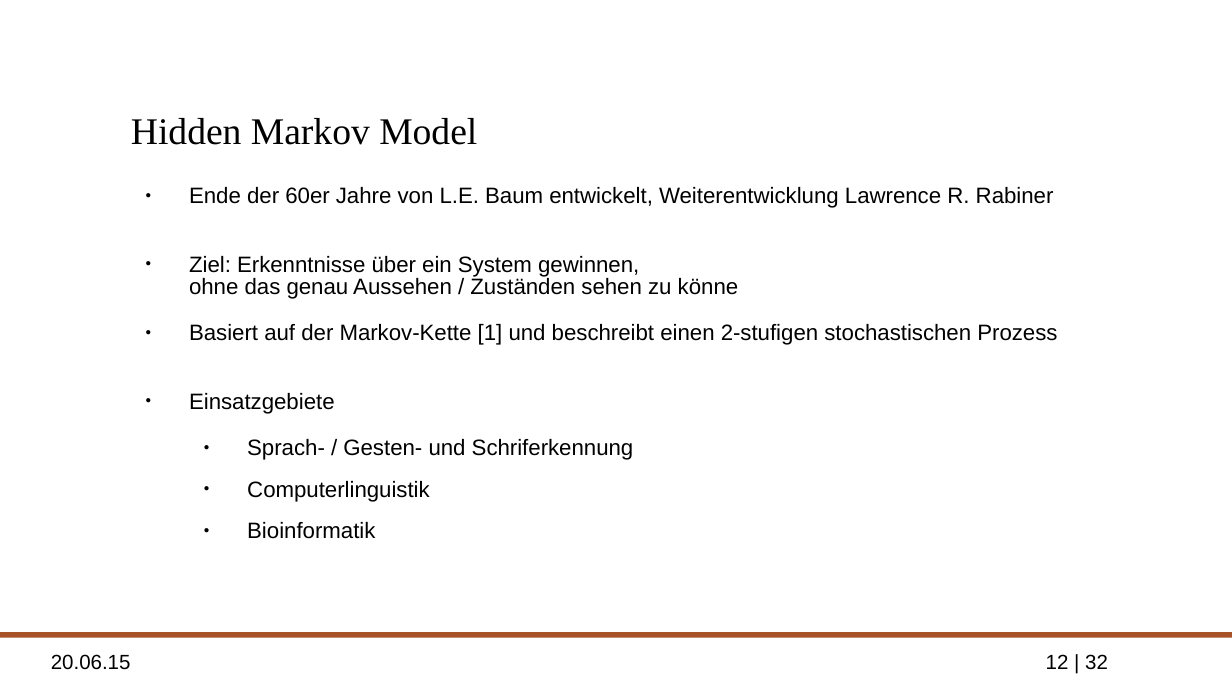
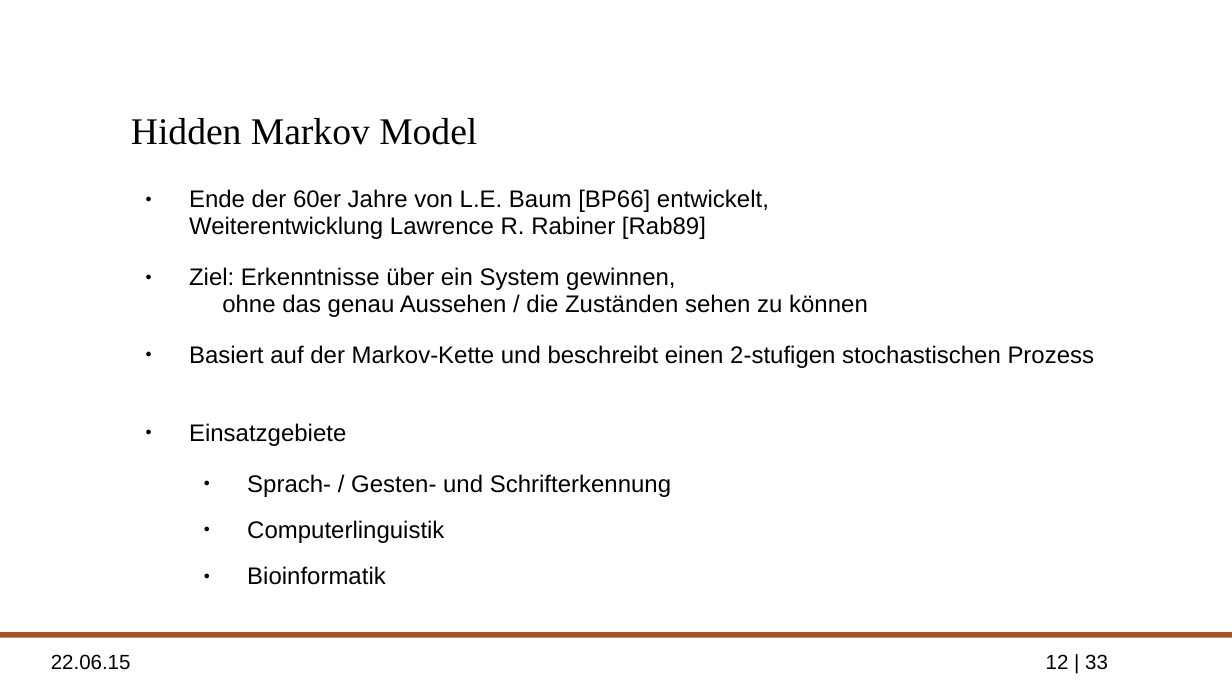
Before and after one commit to ppasler/Formale-Methoden-HMM, a slide deck: slide 12 of presentation/formale_methoden_hmm_pasler_presentation.odp. Drawn at 1232x693 pixels with LibreOffice and Linux fonts; fonts in the diff are those of the drawing; background and template pictures are left out. Boxes give left, top, right and bottom in pixels: in the first picture for what was removed or moved away, otherwise in the second. Text is boxed around its words. In the diff, an @@ line names an element or a change of style, - is before the commit and + after.

```diff
--- a/presentation/formale_methoden_hmm_pasler_presentation.odp
+++ b/presentation/formale_methoden_hmm_pasler_presentation.odp
@@ text at [189,189,1095,368]: text changed; size 12.9 to 14 pt @@
-● Ende der 60er Jahre von L.E. Baum entwickelt, Weiterentwicklung Lawrence R. Rabiner
-● Ziel: Erkenntnisse über ein System gewinnen,
-  ohne das genau Aussehen / Zuständen sehen zu könne
-● Basiert auf der Markov-Kette [1] und beschreibt einen 2-stufigen stochastischen Prozess
+● Ende der 60er Jahre von L.E. Baum [BP66] entwickelt,
+  Weiterentwicklung Lawrence R. Rabiner [Rab89]
+● Ziel: Erkenntnisse über ein System gewinnen,
+  ohne das genau Aussehen / die Zuständen sehen zu können
+● Basiert auf der Markov-Kette und beschreibt einen 2-stufigen stochastischen Prozess
@@ text at [189,423,444,585]: size 12.9 to 14 pt in "Einsatzgebiete", "Computerlinguistik", "Bioinformatik"; line spacing 0.83 to 0.93 @@
@@ text at [247,474,671,497]: text changed; size 12.9 to 14 pt @@
-  ● Sprach- / Gesten- und Schriferkennung
+  ● Sprach- / Gesten- und Schrifterkennung
@@ text at [51,654,131,670]: text changed @@
-20.06.15
+22.06.15
@@ page number at [1046,654,1108,670]: text changed @@
-12 | 32
+12 | 33
```
Also in this commit, not shown: 30 other slides changed, 1 slide added, 1 other file.
